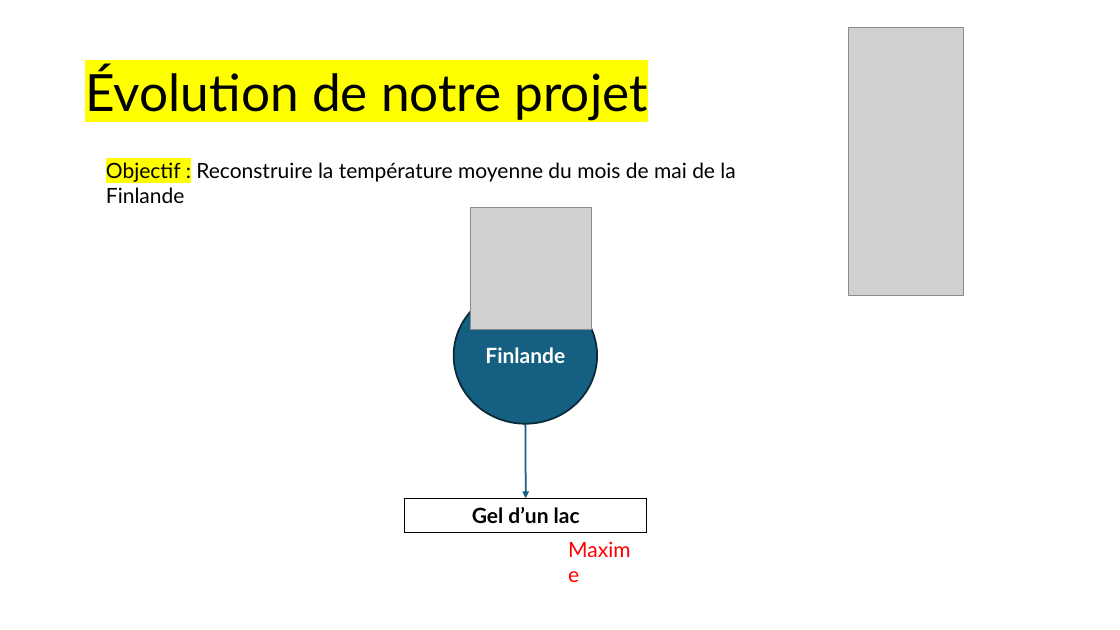
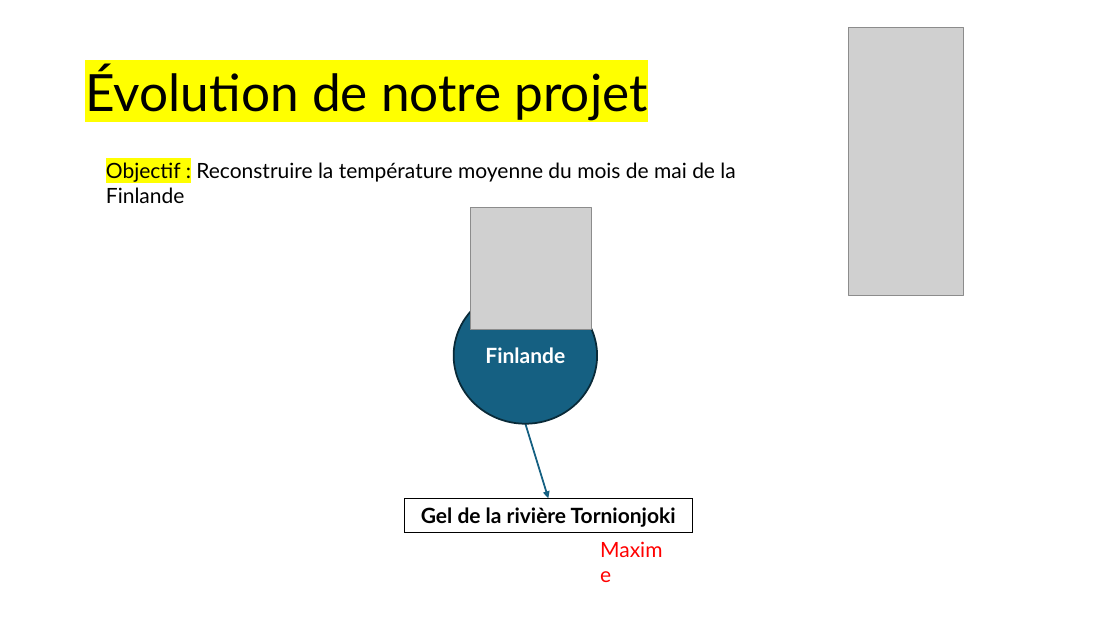
Before and after one commit to maxime-sfn/paleoclimat, a slide deck: slide 6 of PALEOCLIMATOLOGIE_presentation_DU_PROEJET.pptx. Drawn at 1120x630 pixels with LibreOffice and Linux fonts; fonts in the diff are those of the drawing; grey boxes stand for pictures. Boxes give left, top, right and bottom in pixels: in the first picture for what was removed or moved away, otherwise in the second. Text is boxed around its words. In the diff, an @@ line names an element or a change of style, - is before the commit and + after.

```diff
--- a/PALEOCLIMATOLOGIE_presentation_DU_PROEJET.pptx
+++ b/PALEOCLIMATOLOGIE_presentation_DU_PROEJET.pptx
@@ arrow moved from (525, 423) - (526, 498) to (525, 423) - (549, 498) @@
@@ rectangle "Gel de la rivière Tornionjoki": place and size @@
-rectangle "Gel de la rivière Tornionjoki" at (405, 498, 648, 532)
+rectangle "Gel de la rivière Tornionjoki" at (405, 498, 692, 532)
@@ text in rectangle at (421, 507, 676, 527): text changed @@
-Gel d’un lac
+Gel de la rivière Tornionjoki
@@ text "Maxime": place and size @@
-text "Maxime" at (560, 533, 649, 566)
+text "Maxime" at (592, 533, 681, 566)
```
Also in this commit, not shown: 17 other slides changed.
